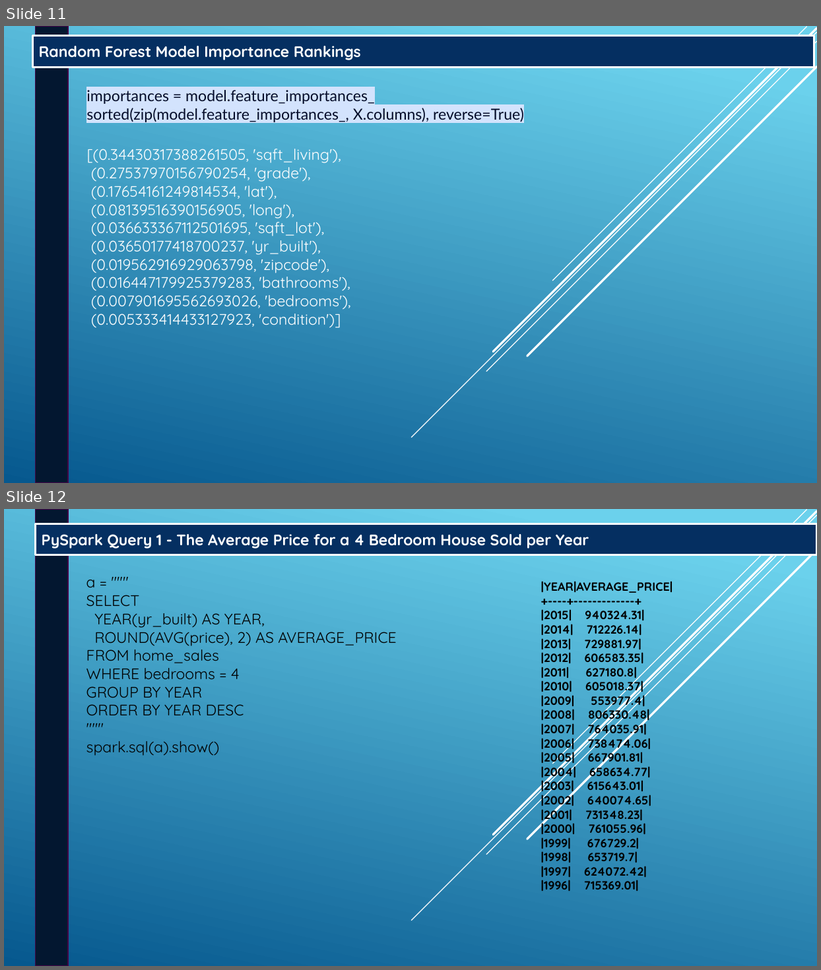
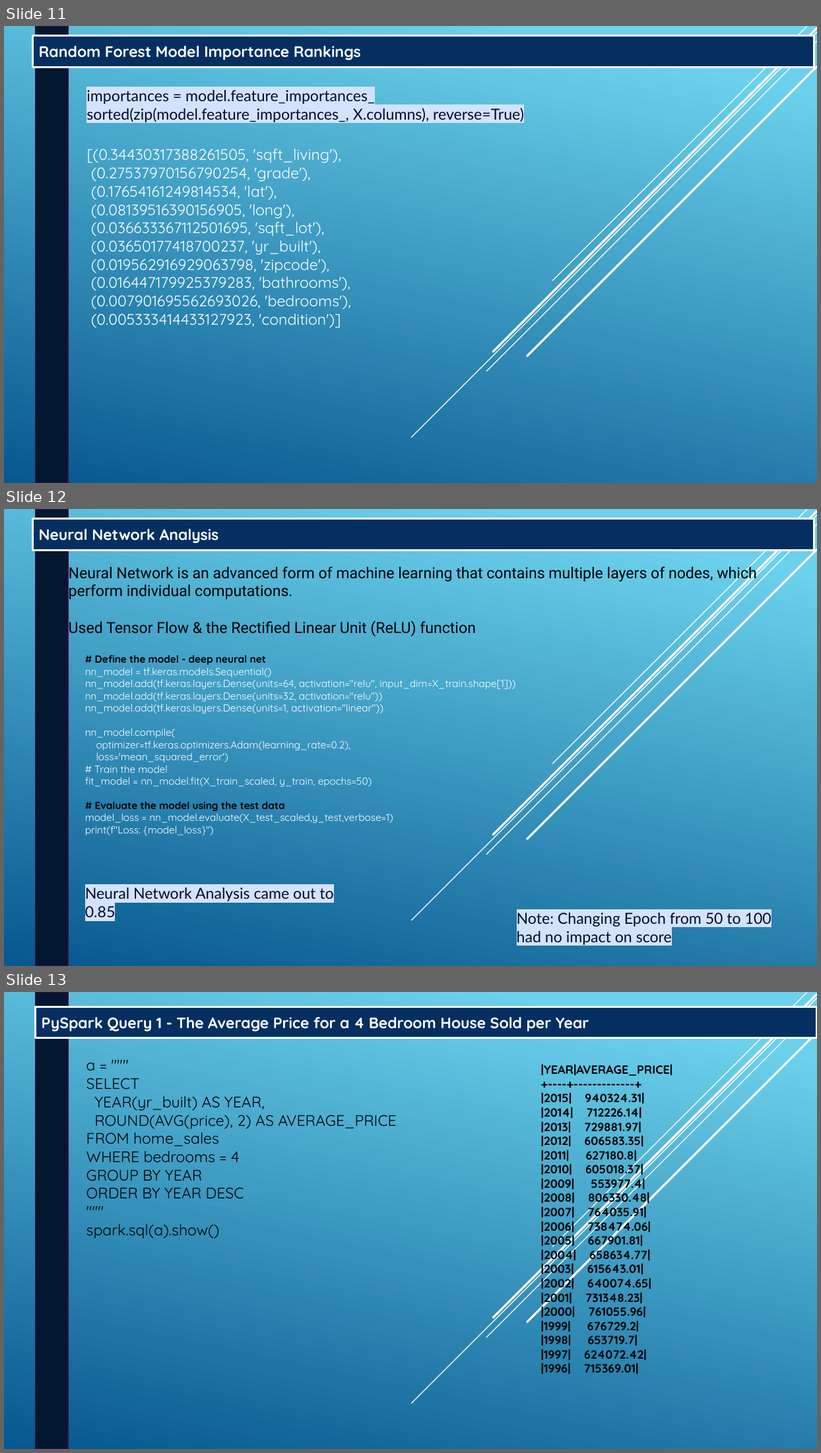
Before and after one commit to kevindownesii/Project_4, a slide deck: Team6-RutgersProject04.pptx. Shown one above the other, each under a label of ours: slides 11 and 12 before the commit, slides 11, 12 and 13 after it. The pictures are 821x970 and 821x1453 pixels, drawn with LibreOffice and Linux fonts; fonts in the diff are those of the drawing. Boxes give left, top, right and bottom in pixels: in the first picture for what was removed or moved away, otherwise in the second. Text is boxed around its words. In the diff, an @@ line names an element or a change of style, - is before the commit and + after.

```diff
--- a/Team6-RutgersProject04.pptx
+++ b/Team6-RutgersProject04.pptx
@@ slide 12 added at box(4, 509, 817, 966), background gradient #6ED2EB to #06588E; not listed: 5 template elements that a slide beside it also shows @@
@@ rectangle added at box(32, 519, 814, 551), fill #052F61, outline #FFFFFF 2.25 pt, 18 pt, text #FFFFFF, bold @@
+Neural Network Analysis
@@ rectangle added at box(36, 509, 69, 966), fill #031730, outline #420648 1.25 pt @@
@@ text added at box(69, 564, 756, 636), 18 pt, text #000000 @@
+Neural Network is an advanced form of machine learning that contains multiple layers of nodes, which perform individual computations.
+Used Tensor Flow & the Rectified Linear Unit (ReLU) function
@@ text added at box(85, 655, 516, 836), 12 pt, text #FFFFFF @@
+# Define the model - deep neural net
+nn_model = tf.keras.models.Sequential()
+nn_model.add(tf.keras.layers.Dense(units=64, activation="relu", input_dim=X_train.shape[1]))
+nn_model.add(tf.keras.layers.Dense(units=32, activation="relu"))
+nn_model.add(tf.keras.layers.Dense(units=1, activation="linear"))
+nn_model.compile(
+optimizer=tf.keras.optimizers.Adam(learning_rate=0.2),
+loss='mean_squared_error')
+# Train the model
+fit_model = nn_model.fit(X_train_scaled, y_train, epochs=50)
+# Evaluate the model using the test data
+model_loss = nn_model.evaluate(X_test_scaled,y_test,verbose=1)
+print(f"Loss: {model_loss}")
@@ text added at box(85, 888, 333, 921), 18 pt, text #040C28 @@
+Neural Network Analysis came out to 0.85
@@ text added at box(517, 913, 772, 945), 18 pt, text #040C28 @@
+Note: Changing Epoch from 50 to 100 had no impact on score
@@ what was slide 12 is now slide 13 @@
```
Also in this commit, not shown: 4 slides changed, 1 other slide added.
